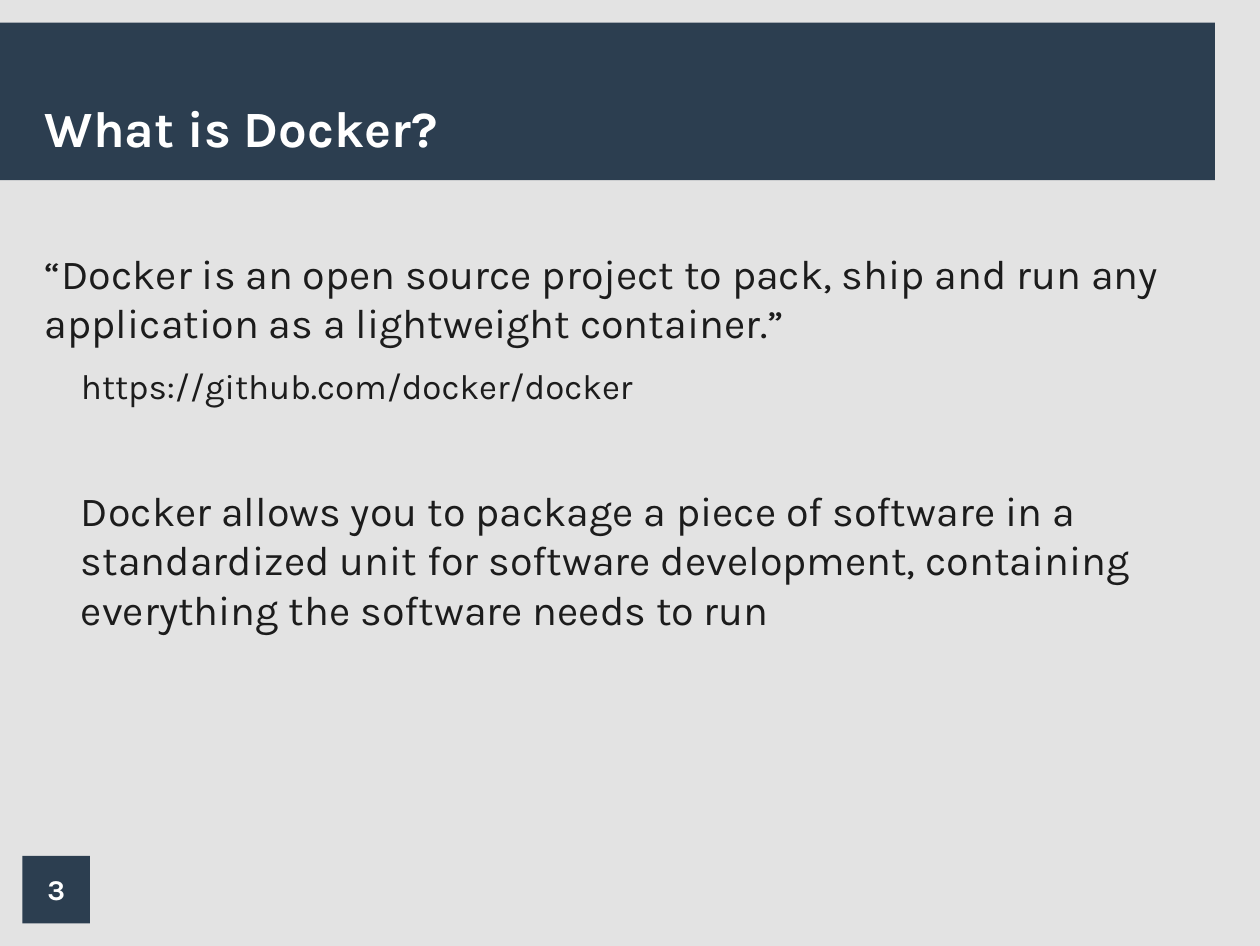
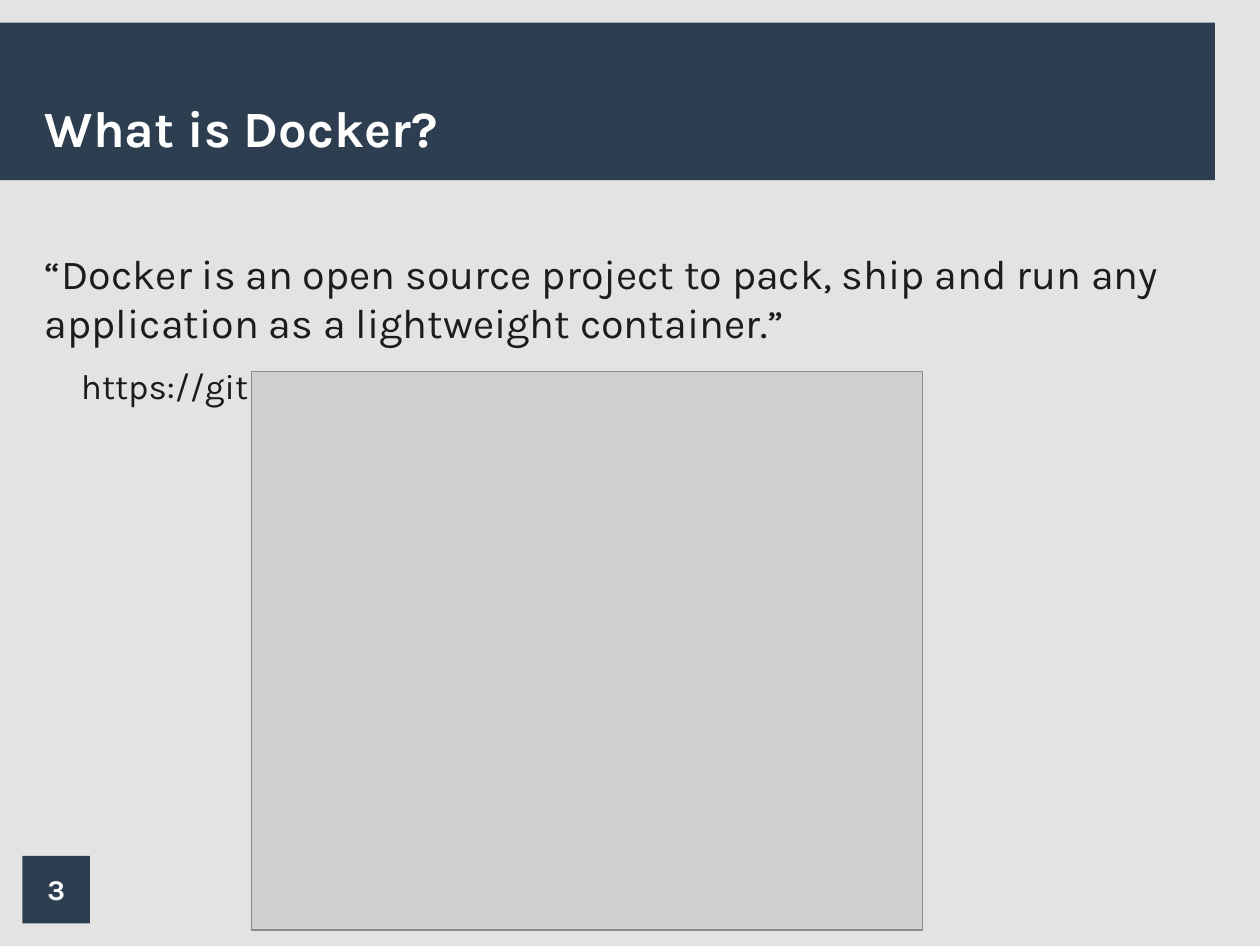
Before and after one commit to mjsmith1028/docker-presentation, a slide deck: slide 3 of powerpoint/docker_pres.odp. Drawn at 1260x946 pixels with LibreOffice and Linux fonts; fonts in the diff are those of the drawing; grey boxes stand for pictures; background and template pictures are left out. Boxes give left, top, right and bottom in pixels: in the first picture for what was removed or moved away, otherwise in the second. Text is boxed around its words. In the diff, an @@ line names an element or a change of style, - is before the commit and + after.

```diff
--- a/powerpoint/docker_pres.odp
+++ b/powerpoint/docker_pres.odp
@@ picture added at (x1=252, y1=370, x2=923, y2=930) @@
@@ text at (x1=81, y1=497, x2=1130, y2=635): paragraph removed @@
-Docker allows you to package a piece of software in a standardized unit for software development, containing everything the software needs to run
```
Also in this commit, not shown: 8 other slides changed, 1 other file.
